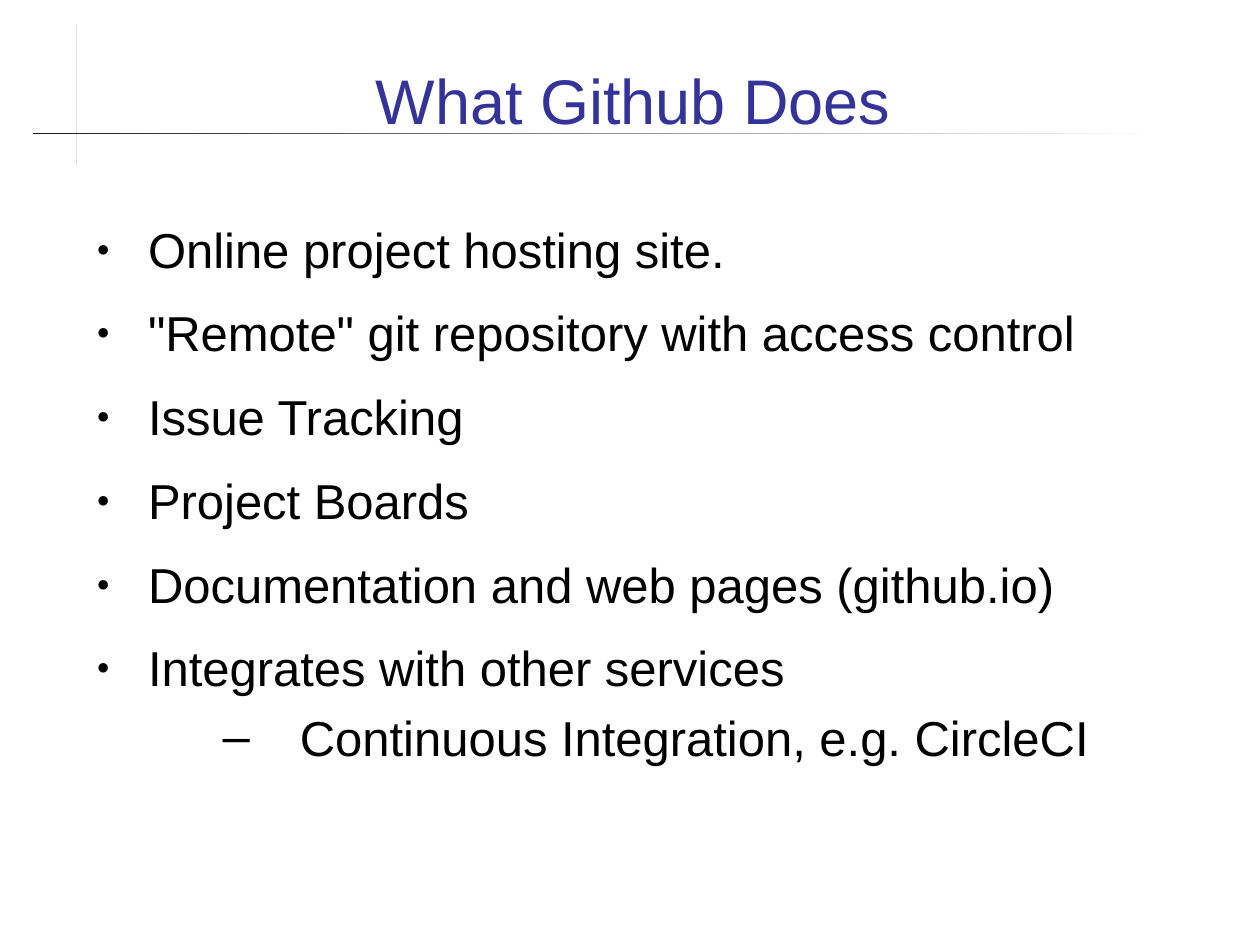
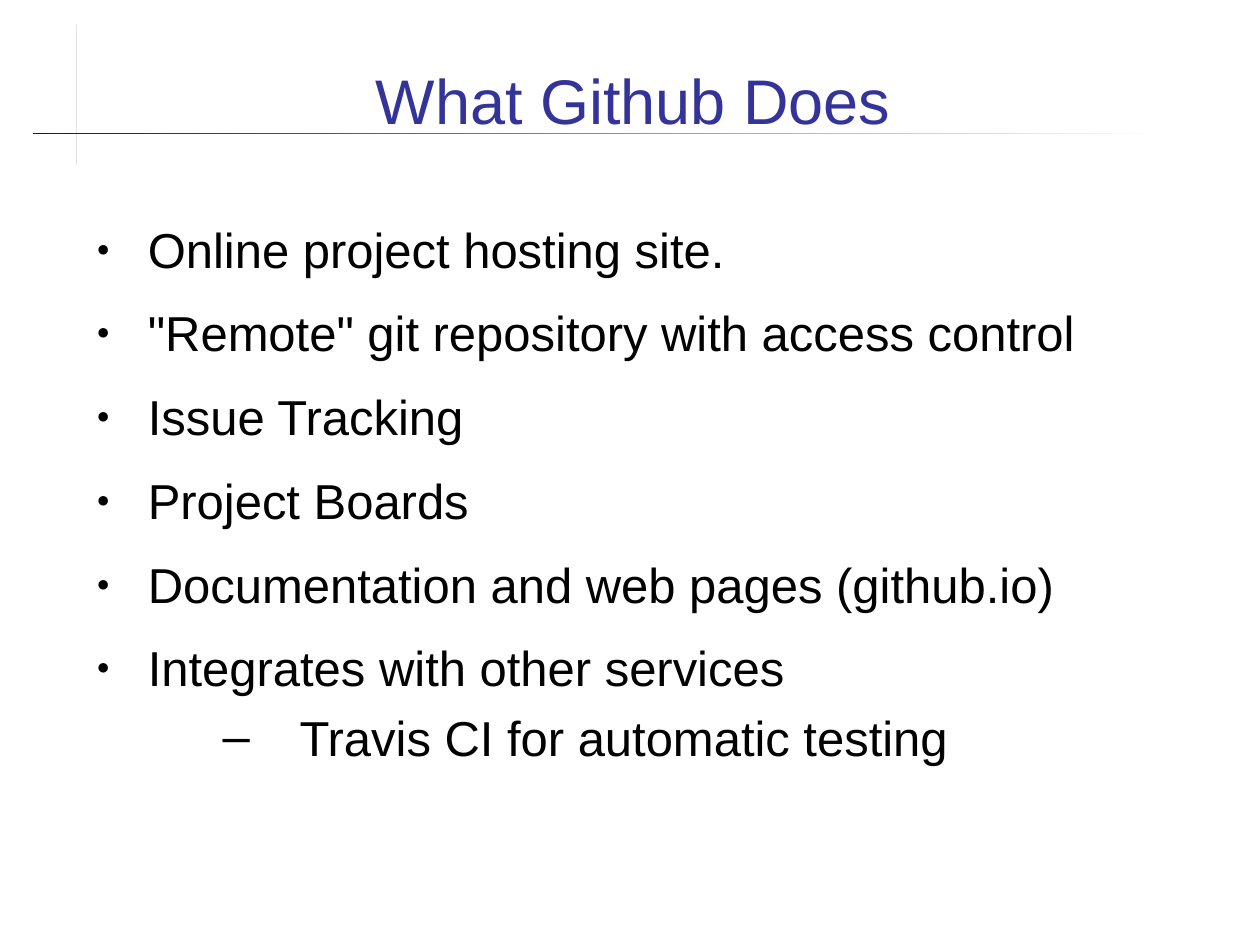
Before and after one commit to skeoop/skeoop.github.io, a slide deck: slide 2 of git/Using-Github.ppt. Drawn at 1260x945 pixels with LibreOffice and Linux fonts; fonts in the diff are those of the drawing. Boxes give left, top, right and bottom in pixels: in the first picture for what was removed or moved away, otherwise in the second. Text is boxed around its words. In the diff, an @@ line names an element or a change of style, - is before the commit and + after.

```diff
--- a/git/Using-Github.ppt
+++ b/git/Using-Github.ppt
@@ text at [300,720,947,766]: text changed @@
-  – Continuous Integration, e.g. CircleCI
+  – Travis CI for automatic testing
```
Also in this commit, not shown: 12 other slides changed, 2 slides added, 12 other files.
